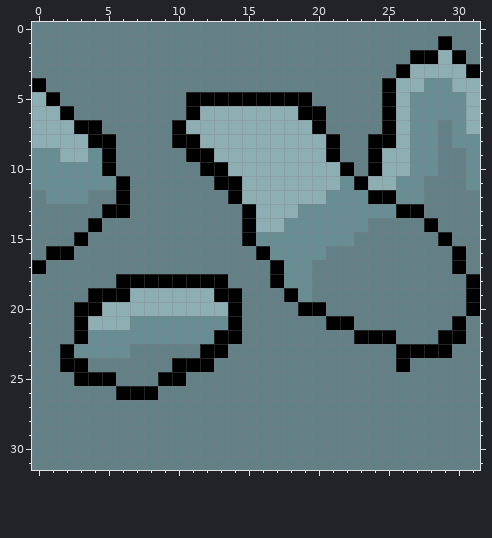
One commit to this pixel-art sprite: sprites/Tileset/Tileset8.1.png. The picture above is the old version.
The file is 32x32 pixels.
After the commit:
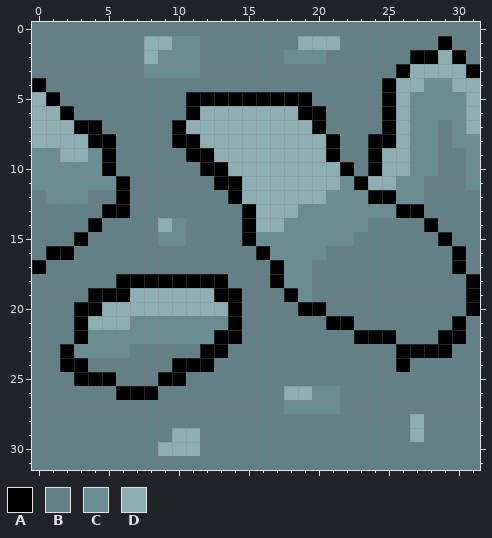
Palette (. is transparent): A #000000  B #628085  C #688e94  D #8daeb3
Changes in this commit:
{"y":1,"x":8,"old":"BBBB","new":"DDCC"}
{"y":1,"x":19,"old":"BBB","new":"DDD"}
{"y":2,"x":8,"old":"BBBB","new":"DCCC"}
{"y":2,"x":18,"old":"BBB","new":"CCC"}
{"y":3,"x":8,"old":"BBBB","new":"CCCC"}
{"y":14,"x":9,"old":"BB","new":"DC"}
{"y":15,"x":9,"old":"BB","new":"CC"}
{"y":26,"x":18,"old":"BBBB","new":"DDCC"}
{"y":27,"x":18,"old":"BBBB","new":"CCCC"}
{"y":28,"x":27,"old":"B","new":"D"}
{"y":29,"x":10,"old":"BB","new":"DD"}
{"y":29,"x":27,"old":"B","new":"D"}
{"y":30,"x":9,"old":"BBB","new":"DDD"}
{"label":"changed","picture_box":[144,36,200,78]}
{"label":"changed","picture_box":[284,36,340,64]}
{"label":"changed","picture_box":[158,218,186,246]}
{"label":"changed","picture_box":[284,386,340,414]}
{"label":"changed","picture_box":[410,414,424,442]}
{"label":"changed","picture_box":[158,428,200,456]}
